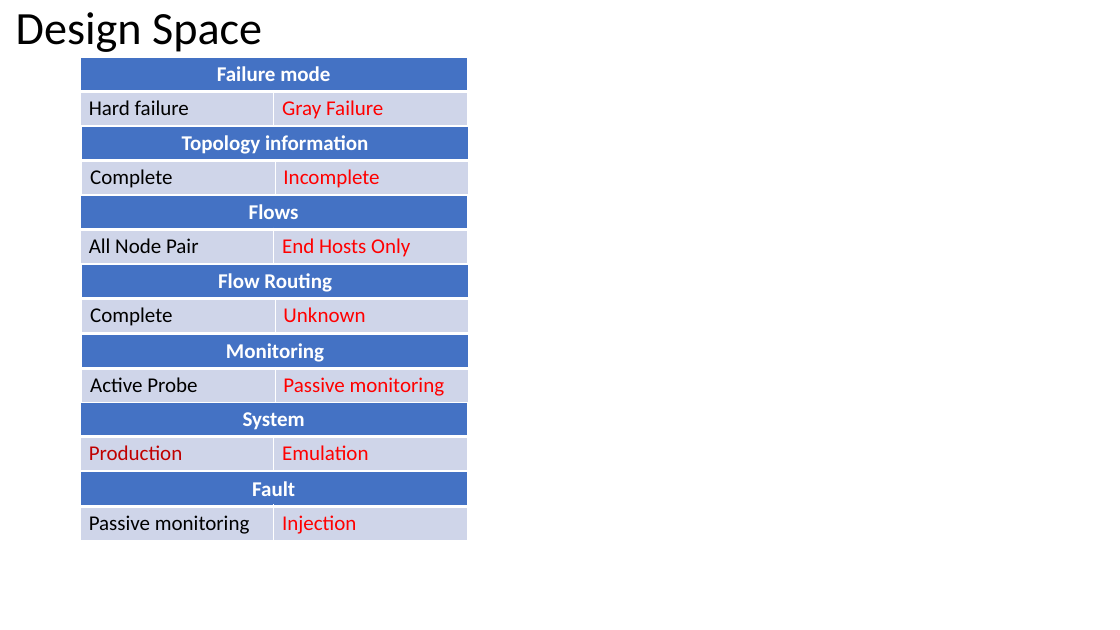
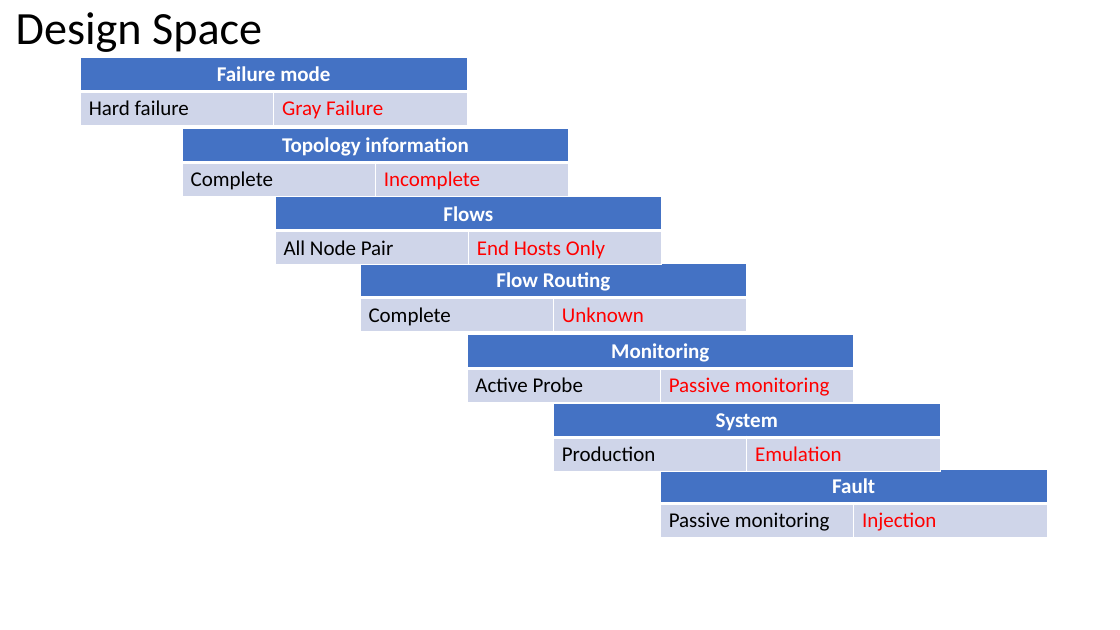
Before and after one commit to RENCI-NRIG/IRIS, a slide deck: slide 6 of doc/presentation/ml-final.pptx (slide 4 before the commit). Drawn at 1120x630 pixels with LibreOffice and Linux fonts; fonts in the diff are those of the drawing. Boxes give left, top, right and bottom in pixels: in the first picture for what was removed or moved away, otherwise in the second. Text is boxed around its words. In the diff, an @@ line names an element or a change of style, - is before the commit and + after.

```diff
--- a/doc/presentation/ml-final.pptx
+++ b/doc/presentation/ml-final.pptx
@@ table: place and size @@
-table at (82,126,468,193)
+table at (182,128,569,195)
@@ table: place and size @@
-table at (81,195,467,262)
+table at (275,197,661,264)
@@ table: place and size @@
-table at (82,265,468,332)
+table at (360,264,747,331)
@@ table: place and size @@
-table at (82,334,468,402)
+table at (467,334,854,402)
@@ table at (554,403,940,471) @@
@@ text colour #C00000 to #000000 in "Production" @@
@@ table: place and size @@
-table at (81,402,467,470)
+table at (554,403,940,471)
@@ table: place and size @@
-table at (81,472,467,539)
+table at (660,470,1047,537)
```
Also in this commit, not shown: 5 other slides changed, 5 slides added, 1 slide removed, 9 other files.
